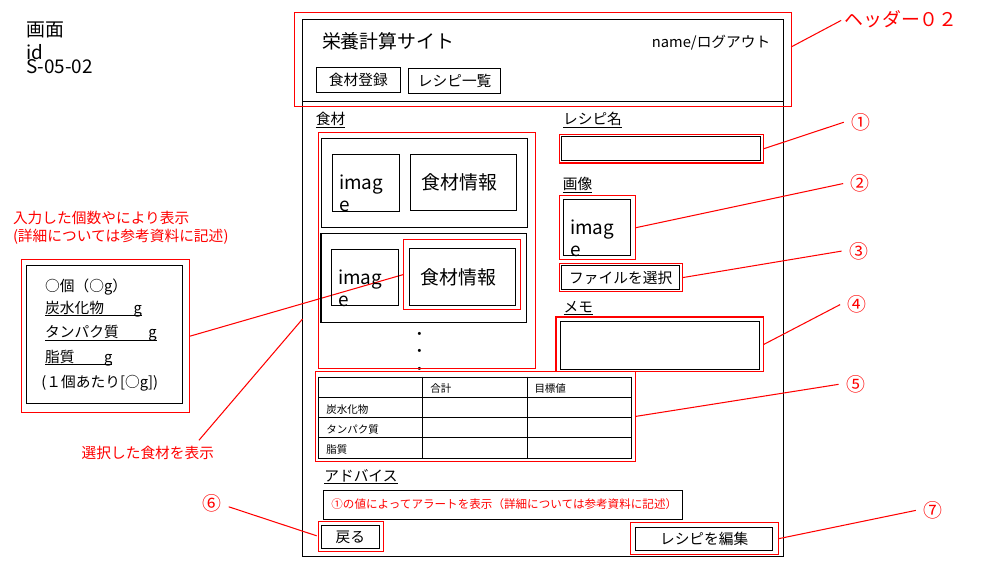
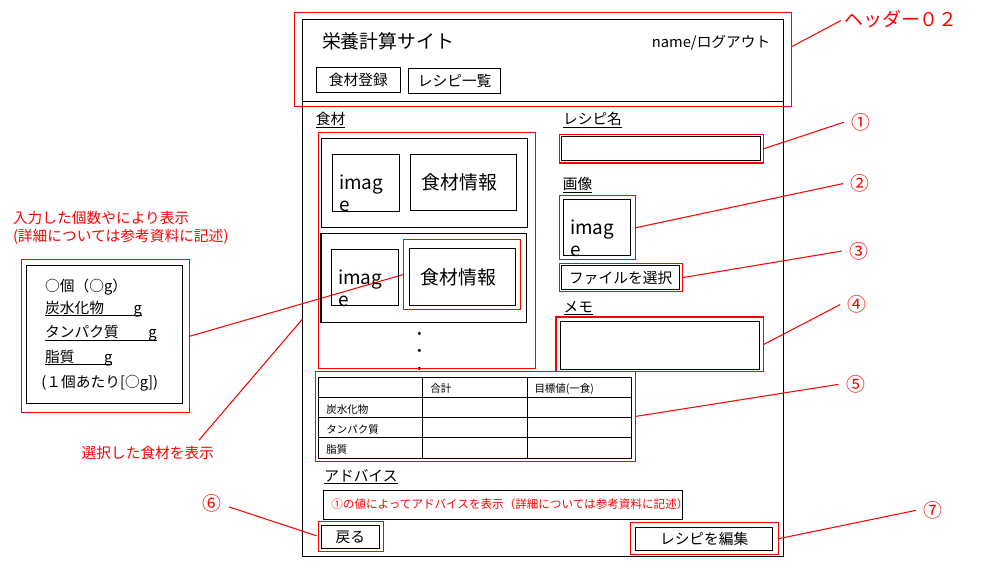
Before and after one commit to taku300/WebSystemSelf, a slide deck: slide 14 of Documents/Design_Documents/参考部品.pptx (slide 12 before the commit). Drawn at 1008x567 pixels with LibreOffice and Linux fonts; fonts in the diff are those of the drawing. Boxes give left, top, right and bottom in pixels: in the first picture for what was removed or moved away, otherwise in the second. Text is boxed around its words. In the diff, an @@ line names an element or a change of style, - is before the commit and + after.

```diff
--- a/Documents/Design_Documents/参考部品.pptx
+++ b/Documents/Design_Documents/参考部品.pptx
@@ text removed at bbox=[26, 21, 64, 64] @@
-画面id
@@ text removed at bbox=[26, 53, 93, 74] @@
-S-05-02
@@ table at bbox=[319, 377, 632, 461] @@
-row 1, column 3: 目標値
+row 1, column 3: 目標値(一食)
@@ text at bbox=[331, 496, 688, 512]: text changed @@
-①の値によってアラートを表示（詳細については参考資料に記述）
+①の値によってアドバイスを表示（詳細については参考資料に記述）
```
Also in this commit, not shown: 5 other slides changed, 2 slides added, 19 other files.
